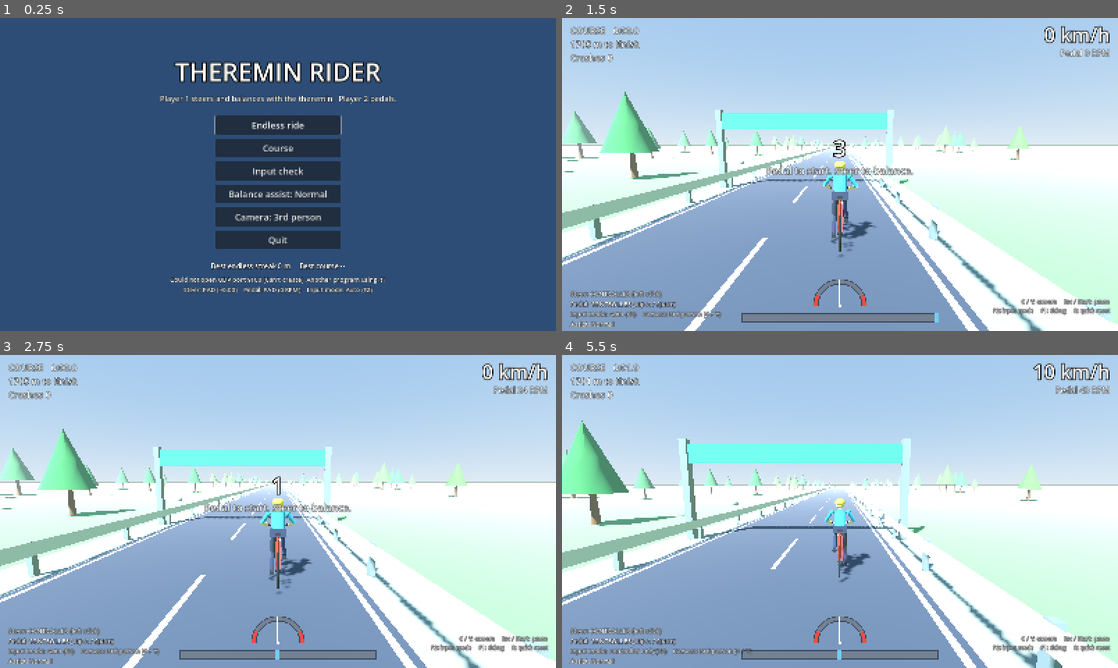
Above: before the commit, frames 1-4 (two rows, left to right).
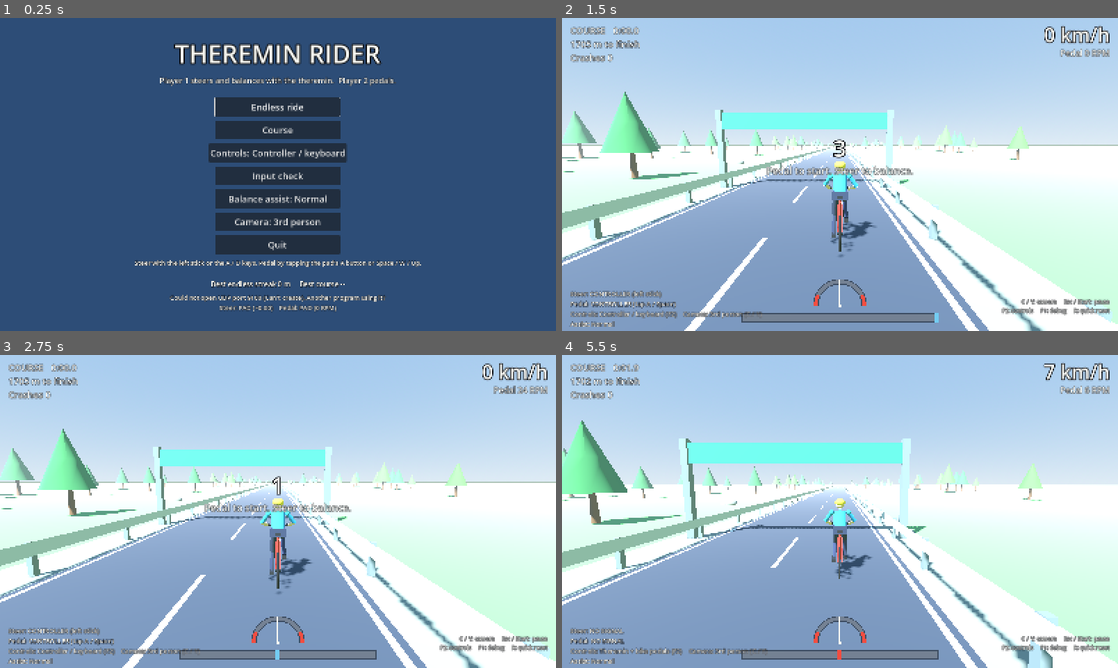
Above: after the commit, the same moments.

Repository: sahandazimi02-cmyk/ThereminRider
Game: Godot game, scene res://scenes/main_menu.tscn
Same seed, same stepped clock (60 frames per second), same inputs: the game is played once before the commit and once after it.
Inputs:
- Up to frame 1 (0.25 s): no input
- Up to frame 2 (1.5 s): click "Course" at 0.5 s; tap A (steer_left) at 1.25 s; hold D (steer_right) from 1.28 s (still down); hold Space (pedal) from 1.28 s (still down)
- Up to frame 3 (2.75 s): tap C (toggle_camera) at 1.55, 2.1 s; tap A (steer_left) at 2 s; release D (steer_right) at 2.03 s; release Space (pedal) at 2.03 s; hold A (steer_left) from 2.03 s (still down); tap Space (pedal) at 2.3 s
- Up to frame 4 (5.5 s): release A (steer_left) at 2.78 s; hold D (steer_right) 2.78-3.53 s; hold Space (pedal) 2.78-3.53 s; tap C (toggle_camera) at 3.05, 3.6, 4.55, 5.1 s; tap A (steer_left) at 3.5, 4.25 s; hold W 3.53-4.28 s; tap Space (pedal) at 3.8, 5.3 s; hold Space (pedal) 4.28-5.03 s; hold A (steer_left) from 4.28 s (still down); tap F2 (cycle_input_mode) at 4.9 s

The runs differ from the first frame. In frame 1, 13% of the frame differs, in the area x 24-76%, y 8-94%; in frame 2, 0.5%; in frame 3, 0.5%; in frame 4, 4.9%.

Commit message:
feat: 0.5.0 three control profiles (controller / theremin+bike / theremin+controller pedal)
Replaces the Auto / Controller only / OSC only input modes with saved,
explicit profiles picked on the main menu or with F2. Fixes KI-14.

Co-Authored-By: Claude Opus 5.5 <noreply@anthropic.com>

Diff:
--- a/scripts/autoload/game_session.gd
+++ b/scripts/autoload/game_session.gd
@@ -3,9 +3,16 @@
 
 enum Mode { ENDLESS, COURSE }
 enum Assist { EASY, NORMAL, HARD }
+## Who steers / who pedals. See docs/CONTROLS.md "Control profiles".
+enum InputProfile { CONTROLLER, THEREMIN_BIKE, THEREMIN_CONTROLLER }
 
 const SAVE_PATH := "user://theremin_rider.cfg"
 const ASSIST_NAMES := ["Easy", "Normal", "Hard"]
+const INPUT_PROFILE_NAMES := [
+	"Controller / keyboard",
+	"Theremin + bike pedals",
+	"Theremin + controller / keyboard pedal",
+]
 ## [self_stability multiplier, gravity_scale multiplier] per assist level.
 ## Keep Hard's self-stability well BELOW the tipping strength (see
 ## docs/TUNING.md "crossover"): near-equal values make steering lose its grip
@@ -15,6 +22,7 @@
 var mode: Mode = Mode.ENDLESS
 var assist: Assist = Assist.NORMAL
 var first_person: bool = false
+var input_profile: InputProfile = InputProfile.CONTROLLER
 var best_endless_m: float = 0.0
 var best_course_s: float = 0.0
 
@@ -25,6 +33,8 @@
 	if _cfg.load(SAVE_PATH) == OK:
 		assist = clampi(int(_cfg.get_value("settings", "assist", Assist.NORMAL)), 0, 2) as Assist
 		first_person = bool(_cfg.get_value("settings", "first_person", false))
+		input_profile = clampi(int(_cfg.get_value("settings", "input_profile", InputProfile.CONTROLLER)),
+				0, INPUT_PROFILE_NAMES.size() - 1) as InputProfile
 		best_endless_m = float(_cfg.get_value("best", "endless_m", 0.0))
 		best_course_s = float(_cfg.get_value("best", "course_s", 0.0))
 
@@ -32,6 +42,7 @@
 func save() -> void:
 	_cfg.set_value("settings", "assist", int(assist))
 	_cfg.set_value("settings", "first_person", first_person)
+	_cfg.set_value("settings", "input_profile", int(input_profile))
 	_cfg.set_value("best", "endless_m", best_endless_m)
 	_cfg.set_value("best", "course_s", best_course_s)
 	_cfg.save(SAVE_PATH)
@@ -39,6 +50,17 @@
 
 func assist_name() -> String:
 	return ASSIST_NAMES[int(assist)]
+
+
+func input_profile_name() -> String:
+	return INPUT_PROFILE_NAMES[int(input_profile)]
+
+
+## Next control profile (main menu button / F2). Saves unless `persist` is false.
+func cycle_input_profile(persist: bool = true) -> void:
+	input_profile = ((int(input_profile) + 1) % INPUT_PROFILE_NAMES.size()) as InputProfile
+	if persist:
+		save()
 
 
 func assist_scale() -> Vector2:
--- a/scripts/autoload/rider_input.gd
+++ b/scripts/autoload/rider_input.gd
@@ -2,16 +2,17 @@
 ## Merges theremin/bike OSC (from Max) with the controller/keyboard fallback.
 ##   steer        -1..1  (-1 full left, +1 full right)
 ##   cadence_rpm  crank RPM from the pedal player
-## AUTO mode uses OSC for each channel while Max is sending it, otherwise the pad.
+## Which device drives which channel comes from the control profile
+## (GameSession.input_profile, picked in the main menu or with F2):
+##   CONTROLLER           steer = stick / keys     pedal = A / Space taps
+##   THEREMIN_BIKE        steer = theremin (OSC)   pedal = stationary bike (OSC)
+##   THEREMIN_CONTROLLER  steer = theremin (OSC)   pedal = A / Space taps
+## A channel set to OSC never falls back to the pad: no Max signal = NONE.
 extends Node
 
-enum Mode { AUTO, PAD_ONLY, OSC_ONLY }
 enum Source { PAD, OSC, NONE }
 
-const MODE_NAMES := ["Auto", "Controller only", "OSC only"]
-
 var tuning: InputTuning
-var mode: Mode = Mode.AUTO
 
 var steer := 0.0
 var cadence_rpm := 0.0
@@ -48,7 +49,7 @@
 	if event.is_action_pressed("pedal", false):
 		_pad_strokes.add_stroke(_now())
 	elif event.is_action_pressed("cycle_input_mode", false):
-		mode = ((int(mode) + 1) % MODE_NAMES.size()) as Mode
+		GameSession.cycle_input_profile()
 
 
 func _process(delta: float) -> void:
@@ -57,14 +58,7 @@
 	pad_cadence = _pad_strokes.rpm(now)
 
 	# --- steering ---
-	var use_osc_steer := false
-	match mode:
-		Mode.AUTO:
-			use_osc_steer = OscReceiver.steer_fresh()
-		Mode.OSC_ONLY:
-			use_osc_steer = true
-		Mode.PAD_ONLY:
-			use_osc_steer = false
+	var use_osc_steer := steer_uses_theremin()
 	var target := pad_steer
 	hand_present = true
 	if use_osc_steer:
@@ -87,7 +81,6 @@
 		steer_source = Source.PAD
 
 	# --- pedalling ---
-	var use_osc_pedal := false
 	var osc_value := 0.0
 	var osc_live := OscReceiver.cadence_fresh() or OscReceiver.strokes_fresh()
 	if OscReceiver.cadence_fresh():
@@ -95,13 +88,7 @@
 	elif OscReceiver.strokes_fresh():
 		osc_value = _osc_strokes.rpm(now) * tuning.osc_cadence_gain
 	osc_cadence = osc_value
-	match mode:
-		Mode.AUTO:
-			use_osc_pedal = osc_live
-		Mode.OSC_ONLY:
-			use_osc_pedal = true
-		Mode.PAD_ONLY:
-			use_osc_pedal = false
+	var use_osc_pedal := pedal_uses_bike()
 	var cadence_target := pad_cadence
 	if use_osc_pedal:
 		pedal_source = Source.OSC if osc_live else Source.NONE
@@ -121,8 +108,18 @@
 		cadence_rpm = 0.0
 
 
-func mode_name() -> String:
-	return MODE_NAMES[int(mode)]
+func profile_name() -> String:
+	return GameSession.input_profile_name()
+
+
+## True when the active profile steers with the theremin (OSC).
+func steer_uses_theremin() -> bool:
+	return GameSession.input_profile != GameSession.InputProfile.CONTROLLER
+
+
+## True when the active profile pedals with the stationary bike (OSC).
+func pedal_uses_bike() -> bool:
+	return GameSession.input_profile == GameSession.InputProfile.THEREMIN_BIKE
 
 
 static func source_name(s: Source) -> String:
--- a/scripts/game/game.gd
+++ b/scripts/game/game.gd
@@ -376,8 +376,8 @@
 	if steer_src == "OSC" and not RiderInput.hand_present:
 		steer_state = "THEREMIN - hand not detected!"
 	var pedal_state := "BIKE (OSC)" if pedal_src == "OSC" else ("CONTROLLER (tap A / Space)" if pedal_src == "PAD" else "NO SIGNAL")
-	hud.input_label.text = "Steer: %s\nPedal: %s\nInput mode: %s (F2)    Camera: %s (C / Y)\nAssist: %s" % [
-			steer_state, pedal_state, RiderInput.mode_name(),
+	hud.input_label.text = "Steer: %s\nPedal: %s\nControls: %s (F2)    Camera: %s (C / Y)\nAssist: %s" % [
+			steer_state, pedal_state, RiderInput.profile_name(),
 			"1st person" if cam.first_person else "3rd person", GameSession.assist_name()]
 
 	var g := hud.gauges
--- a/scripts/ui/hud.gd
+++ b/scripts/ui/hud.gd
@@ -61,7 +61,7 @@
 	help_label.offset_top = -96
 	help_label.offset_left = -560
 	help_label.offset_right = -24
-	help_label.text = "C / Y: camera     Esc / Start: pause\nF2: input mode     F1: debug     R: quick reset"
+	help_label.text = "C / Y: camera     Esc / Start: pause\nF2: controls     F1: debug     R: quick reset"
 	root.add_child(help_label)
 
 	center_label = UiKit.label("", 64, HORIZONTAL_ALIGNMENT_CENTER)
--- a/scripts/ui/input_check.gd
+++ b/scripts/ui/input_check.gd
@@ -52,7 +52,9 @@
 STATIONARY BIKE (OSC %s / %s):  %s   %.0f RPM
 CONTROLLER:  left stick %+.2f   A-tap cadence %.0f RPM
 
-USING NOW  ->  steer %s %+.2f    pedal %s %.0f RPM    mode %s (F2 to change)
+USING NOW  ->  steer %s %+.2f    pedal %s %.0f RPM
+CONTROLS:  %s (F2 to change)
+%s
 
 Expected from Max:  %s f (-1..1)   %s i (0/1)   %s f (RPM)   or %s per stroke""" % [
 			OscReceiver.status_text, OscReceiver.packets_per_s, OscReceiver.packets_total,
@@ -63,7 +65,8 @@
 			"LIVE" if (OscReceiver.cadence_fresh() or OscReceiver.strokes_fresh()) else "no signal", RiderInput.osc_cadence,
 			RiderInput.pad_steer, RiderInput.pad_cadence,
 			RiderInput.source_name(RiderInput.steer_source), RiderInput.steer,
-			RiderInput.source_name(RiderInput.pedal_source), RiderInput.cadence_rpm, RiderInput.mode_name(),
+			RiderInput.source_name(RiderInput.pedal_source), RiderInput.cadence_rpm,
+			RiderInput.profile_name(), UiKit.input_profile_hint(),
 			t.addr_steer, t.addr_steer_present, t.addr_cadence, t.addr_pedal_stroke]
 
 
--- a/scripts/ui/main_menu.gd
+++ b/scripts/ui/main_menu.gd
@@ -1,7 +1,9 @@
-## Title screen: pick a mode, assist level and camera; shows live input status
+## Title screen: pick a mode, control profile, assist level and camera; shows live input status
 ## so you can see Max/OSC is connected before riding.
 extends Control
 
+var _profile_btn: Button
+var _profile_hint: Label
 var _assist_btn: Button
 var _camera_btn: Button
 var _status: Label
@@ -27,6 +29,8 @@
 	var endless := UiKit.button("Endless ride", _on_endless)
 	col.add_child(endless)
 	col.add_child(UiKit.button("Course", _on_course))
+	_profile_btn = UiKit.button("", _on_profile)
+	col.add_child(_profile_btn)
 	col.add_child(UiKit.button("Input check", _on_input_check))
 	_assist_btn = UiKit.button("", _on_assist)
 	col.add_child(_assist_btn)
@@ -36,6 +40,8 @@
 	for c in col.get_children():
 		if c is Button:
 			(c as Button).size_flags_horizontal = Control.SIZE_SHRINK_CENTER
+	_profile_hint = UiKit.label("", 18, HORIZONTAL_ALIGNMENT_CENTER)
+	col.add_child(_profile_hint)
 
 	col.add_child(_spacer(10))
 	_best = UiKit.label("", 20, HORIZONTAL_ALIGNMENT_CENTER)
@@ -50,9 +56,11 @@
 func _process(_delta: float) -> void:
 	var steer := RiderInput.source_name(RiderInput.steer_source)
 	var pedal := RiderInput.source_name(RiderInput.pedal_source)
-	_status.text = "%s\nSteer: %s (%+.2f)    Pedal: %s (%d RPM)    Input mode: %s (F2)" % [
-			OscReceiver.status_text, steer, RiderInput.steer, pedal,
-			int(RiderInput.cadence_rpm), RiderInput.mode_name()]
+	_status.text = "%s\nSteer: %s (%+.2f)    Pedal: %s (%d RPM)" % [
+			OscReceiver.status_text, steer, RiderInput.steer, pedal, int(RiderInput.cadence_rpm)]
+	# F2 can change the profile while the menu is open, so keep the button in sync.
+	if not _profile_btn.text.ends_with(GameSession.input_profile_name()):
+		_refresh_buttons()
 	var course_best := UiKit.format_time(GameSession.best_course_s) if GameSession.best_course_s > 0.0 else "--"
 	_best.text = "Best endless streak %d m     Best course %s" % [int(GameSession.best_endless_m), course_best]
 
@@ -64,6 +72,8 @@
 
 
 func _refresh_buttons() -> void:
+	_profile_btn.text = "Controls: %s" % GameSession.input_profile_name()
+	_profile_hint.text = UiKit.input_profile_hint()
 	_assist_btn.text = "Balance assist: %s" % GameSession.assist_name()
 	_camera_btn.text = "Camera: %s" % ("1st person" if GameSession.first_person else "3rd person")
 
@@ -82,6 +92,11 @@
 	get_tree().change_scene_to_file("res://scenes/input_check.tscn")
 
 
+func _on_profile() -> void:
+	GameSession.cycle_input_profile()
+	_refresh_buttons()
+
+
 func _on_assist() -> void:
 	GameSession.assist = ((int(GameSession.assist) + 1) % 3) as GameSession.Assist
 	GameSession.save()
--- a/scripts/ui/ui_kit.gd
+++ b/scripts/ui/ui_kit.gd
@@ -41,6 +41,16 @@
 	return c
 
 
+## One line saying who does what in the active control profile.
+static func input_profile_hint() -> String:
+	match GameSession.input_profile:
+		GameSession.InputProfile.THEREMIN_BIKE:
+			return "Steer with the theremin, pedal the stationary bike (both through Max)."
+		GameSession.InputProfile.THEREMIN_CONTROLLER:
+			return "Steer with the theremin (Max). Pedal by tapping the pad's A button or Space / W / Up."
+	return "Steer with the left stick or the A / D keys. Pedal by tapping the pad's A button or Space / W / Up."
+
+
 static func format_time(t: float) -> String:
 	var m := int(t / 60.0)
 	var s := t - m * 60.0
--- a/tools/smoke_test.gd
+++ b/tools/smoke_test.gd
@@ -28,6 +28,7 @@
 		return
 	print("=== Theremin Rider smoke test ===")
 	_test_osc()
+	await _test_profiles()
 	_test_cadence()
 	_test_road()
 	_test_fall_times()
@@ -74,6 +75,32 @@
 	_check(msgs.size() == 2 and msgs[1]["args"][0] == 1, "parse bundle with float + int")
 	OscReceiver.handle_message("/bike/steer", [-0.5])
 	_check(OscReceiver.steer_fresh() and is_equal_approx(OscReceiver.steer, -0.5), "receiver stores /bike/steer")
+
+
+## Each control profile routes steer / pedal to the right device. Only the
+## theremin is "live" here (no cadence), so the bike-pedal channel reads NONE.
+func _test_profiles() -> void:
+	print("[control profiles]")
+	var saved := GameSession.input_profile
+	var P := GameSession.InputProfile
+	var S := RiderInput.Source
+	# profile -> [expected steer source, expected pedal source]
+	var expect := {
+		P.CONTROLLER: [S.PAD, S.PAD],
+		P.THEREMIN_BIKE: [S.OSC, S.NONE],
+		P.THEREMIN_CONTROLLER: [S.OSC, S.PAD],
+	}
+	for profile: int in expect:
+		GameSession.input_profile = profile as GameSession.InputProfile  # set directly: never save in tests
+		OscReceiver.handle_message("/bike/steer", [-0.5])
+		OscReceiver.handle_message("/bike/steer/present", [1])
+		await get_tree().process_frame
+		await get_tree().process_frame
+		var want: Array = expect[profile]
+		_check(RiderInput.steer_source == want[0] and RiderInput.pedal_source == want[1],
+				"%s: steer %s, pedal %s" % [GameSession.input_profile_name(),
+				RiderInput.source_name(RiderInput.steer_source), RiderInput.source_name(RiderInput.pedal_source)])
+	GameSession.input_profile = saved
 
 
 func _test_cadence() -> void:
Not shown, changed: docs/CHANGELOG.md
Not shown, changed: docs/CONTROLS.md
Not shown, changed: docs/HANDOFF.md
Not shown, changed: docs/KNOWN_ISSUES.md
Not shown, changed: docs/OSC_PROTOCOL.md
